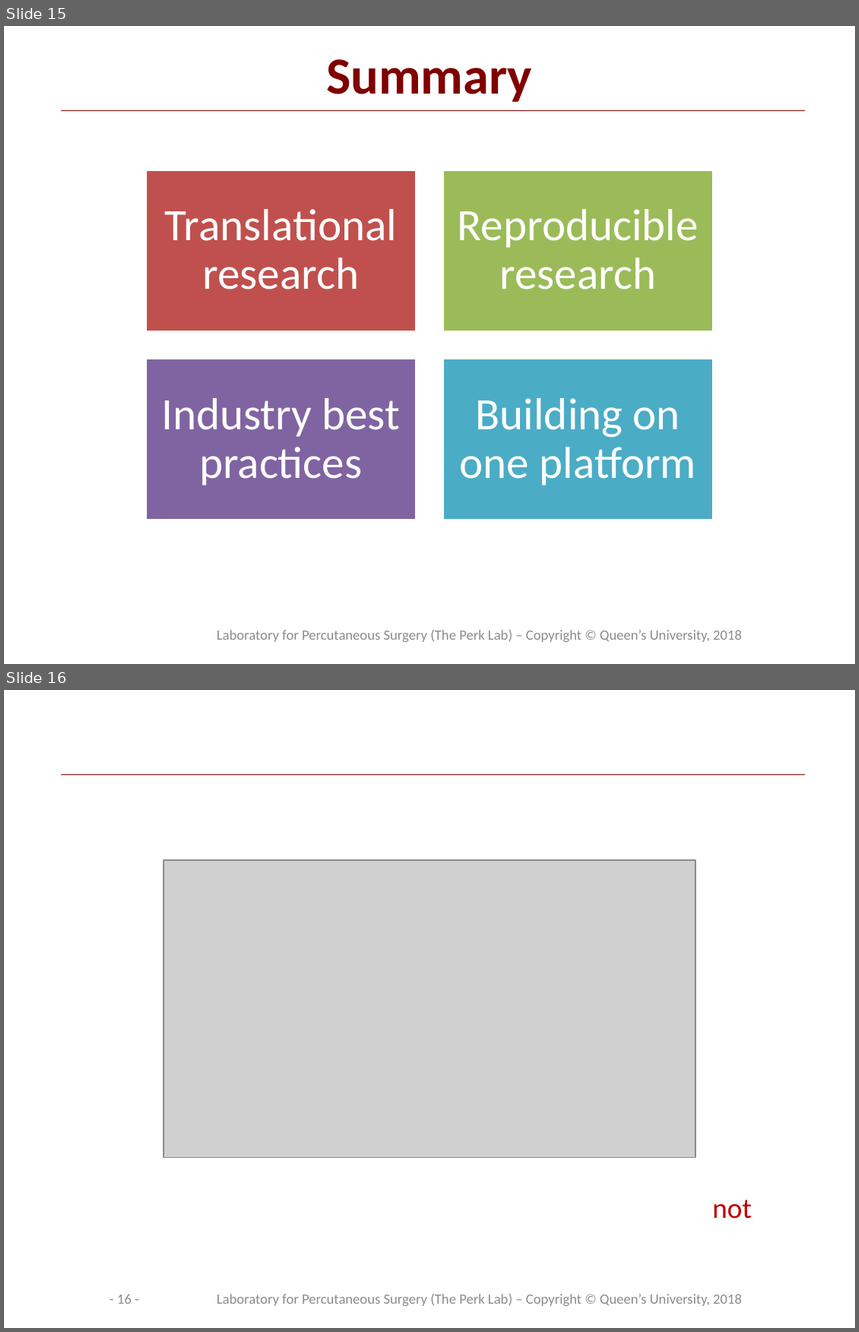
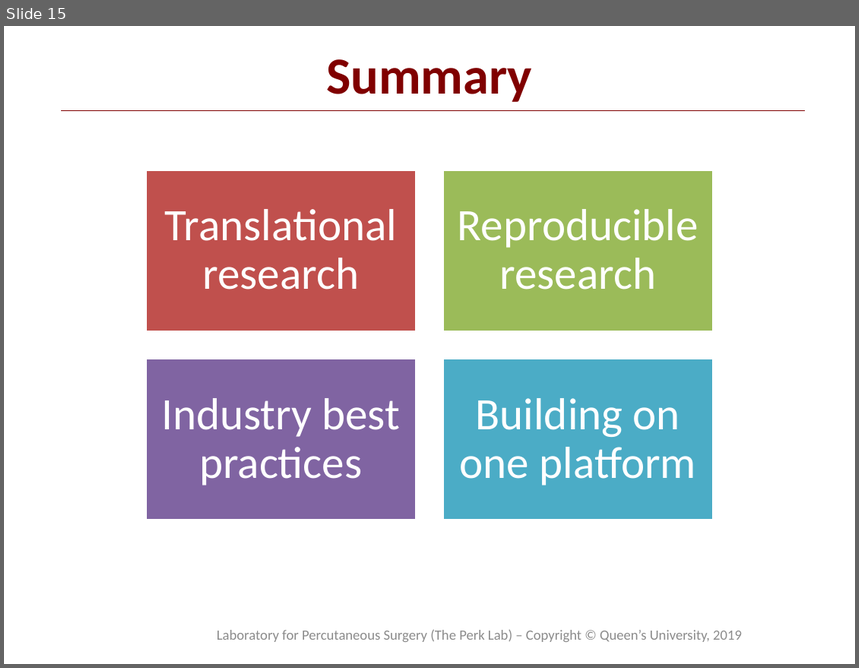
Before and after one commit to PerkLab/PerkLabBootcamp, a slide deck: Doc/day1_1_PerkLabResearchMethodology.pptx. Shown one above the other, each under a label of ours: slides 15 and 16 before the commit, slide 15 after it. The pictures are 859x1332 and 859x668 pixels, drawn with LibreOffice and Linux fonts; fonts in the diff are those of the drawing; grey boxes stand for pictures; background and template pictures are left out. Boxes give left, top, right and bottom in pixels: in the first picture for what was removed or moved away, otherwise in the second. Text is boxed around its words. In the diff, an @@ line names an element or a change of style, - is before the commit and + after.

```diff
--- a/Doc/day1_1_PerkLabResearchMethodology.pptx
+++ b/Doc/day1_1_PerkLabResearchMethodology.pptx
@@ slide 16 removed at (4, 690, 855, 1328), background #FFFFFF; not listed: 1 template element that a slide beside it also shows @@
@@ picture removed at (164, 860, 696, 1158) @@
@@ text removed at (712, 1200, 752, 1219) @@
-not
@@ page number removed at (117, 1294, 132, 1304) @@
-- 16 -
@@ text removed at (217, 1294, 742, 1306) @@
-Laboratory for Percutaneous Surgery (The Perk Lab) – Copyright © Queen’s University, 2018
@@ slide 15 changed as well @@
@@ text at (217, 630, 742, 642): text changed @@
-Laboratory for Percutaneous Surgery (The Perk Lab) – Copyright © Queen’s University, 2018
+Laboratory for Percutaneous Surgery (The Perk Lab) – Copyright © Queen’s University, 2019
```
Also in this commit, not shown: 13 other slides changed, 2 other files.
